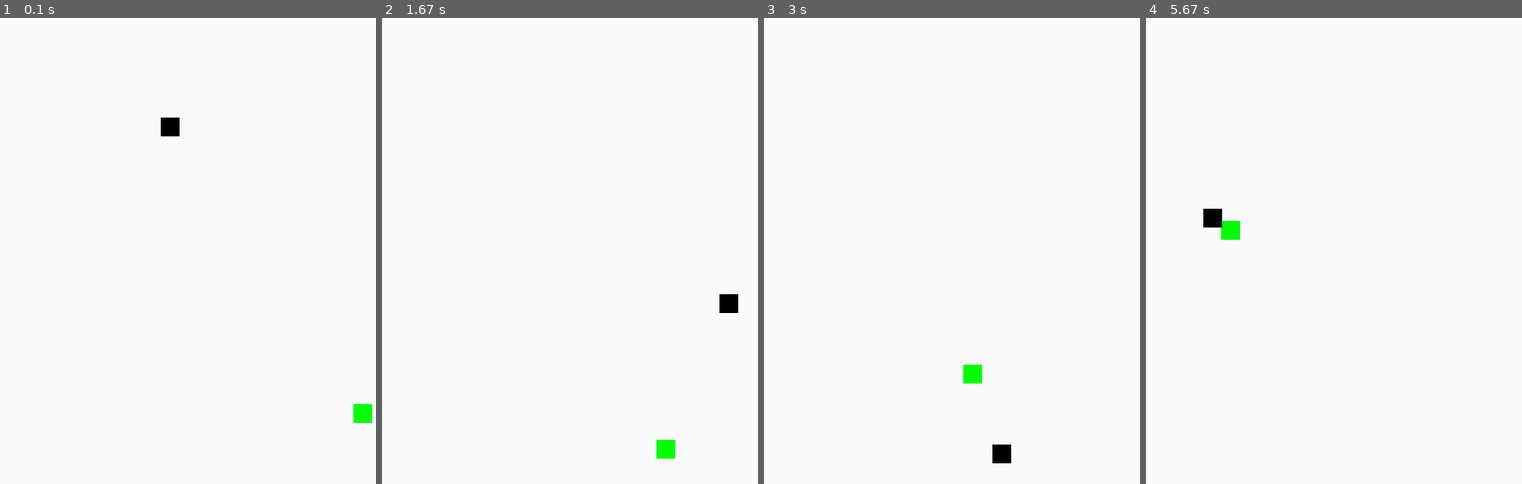
Above: before the commit, frames 1-4 (left to right).
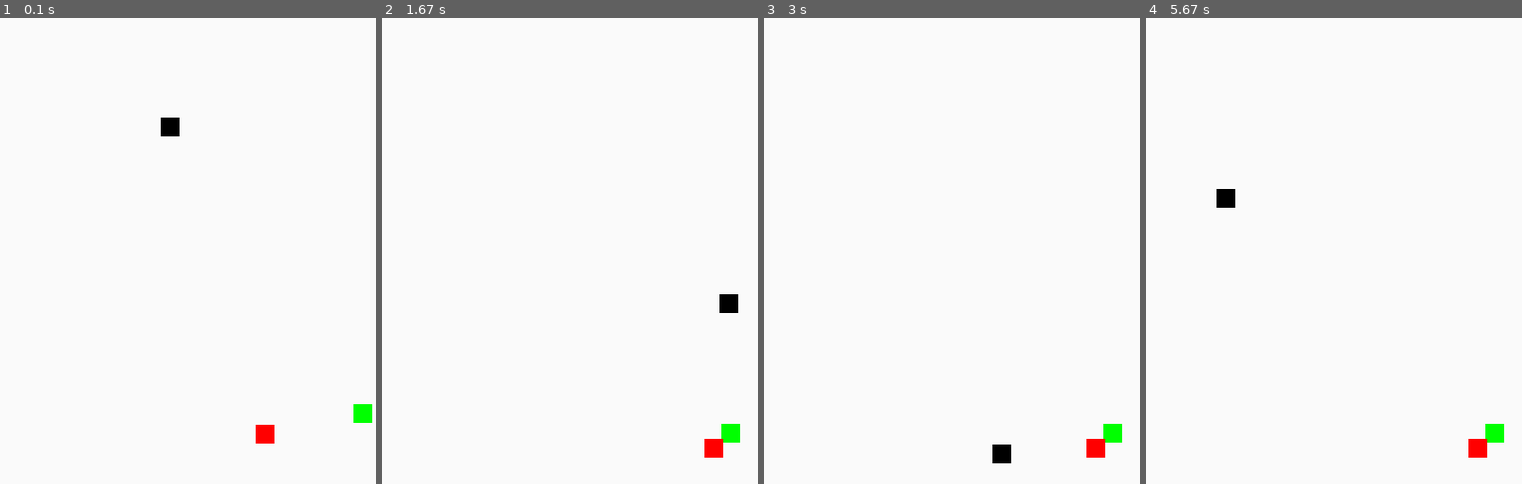
Above: after the commit, the same moments.

Repository: alexandroid000/self-assembly
Game: pygame game, started from weaselbot_sim/sandbox.py
Same seed, same stepped clock (60 frames per second), same inputs: the game is played once before the commit and once after it.
Inputs:
- Up to frame 1 (0.1 s): no input
- Up to frame 2 (1.67 s): no input
- Up to frame 3 (3 s): no input
- Up to frame 4 (5.67 s): no input

The runs differ from the first frame. In frame 1, 0.2% of the frame differs, in the area x 68-73%, y 87-92%; in frame 2, 0.6%; in frame 3, 0.6%; in frame 4, 1.0%, in the area x 15-96%, y 36-95%.

Commit message:
Handles multiple collisions but freezes

Diff:
--- a/weaselbot_sim/sandbox.py
+++ b/weaselbot_sim/sandbox.py
@@ -1,3 +1,11 @@
+#Current objectives
+# 1) Handle multiple objects forming one object
+#   Idea: Create a new merge class that treats any previous collision as a new WeaselBot object
+# 2) Handle non-square shapes
+
+
+
+
 #Calls the pygame library
 import pygame
 import random
@@ -11,12 +19,6 @@
 #
 #
 # Functions
-#calculates the likelihood of a collision occuring
-#def collision():
-    #Case 1: Hitting another WeaselBot
-
-
-
 class WeaselBot():
     def __init__(self, screen, width, height, xspeed, yspeed, color):
         self.movex = xspeed #assume initial velocity
@@ -29,8 +31,8 @@
         self._width = width #do not change
         self._height = height #do not change
         self._color = color
-        self.mergedwith = []
         self.collision = False
+        self.merged = False
 
     def draw(self, screen):
         BLACK = (  0,   0,   0) #temp, adjust so you can change color based instantation
@@ -46,28 +48,41 @@
         if(self.y0pos < 0 or self.y0pos > (self.hscreen - self._height)):
             self.movey = -self.movey
 
-#Make a derived class for the merged case
+#Make a class for the merged case
+# class MergedBot():
+#     def __init__(self, bot1, bot2):
+#         self.listofweasels = []
+#         self.listofweasels.append(bot1)
+#         self.listofweasels.append(bot2)
 
 #each object acts identically so they appear (on the screen) to be one object
 def collision_merge(collisions):
-    bot1 = collisions[0]
-    bot2 = collisions[1]
-    if(bot1.x0pos + bot1._width == bot2.x0pos):
-        bot1.y0pos = bot2.y0pos
-        bot2.wscreen = bot2.wscreen - bot2._width
-    elif(bot2.x0pos + bot2._width == bot1.x0pos):
-        bot2.y0pos = bot1.y0pos
-        bot1.wscreen = bot1.wscreen - bot1._width
-    elif(bot1.y0pos + bot1._height == bot2.y0pos):
-        bot1.x0pos = bot2.x0pos
-        bot2.hscreen = bot2.hscreen - bot2._height
-    elif(bot2.y0pos + bot2._height == bot1.y0pos):
-        bot2.x0pos = bot1.x0pos
-        bot1.hscreen = bot1.hscreen - bot1._height
-    bot1.movex = bot2.movex
-    bot2.movey = bot1.movey
-    bot1.collision = False
-    bot2.collision = False
+    for i in collisions:
+        for j in collisions:
+            #makes sure they're not the same object and if collision has previously occured
+            if i == j or (i.merged == True and j.merged == True):
+                break;
+            bot1 = i
+            bot2 = j
+            if(bot1.x0pos + bot1._width == bot2.x0pos):
+                bot1.y0pos = bot2.y0pos
+                bot2.wscreen = bot2.wscreen - bot2._width
+            elif(bot2.x0pos + bot2._width == bot1.x0pos):
+                bot2.y0pos = bot1.y0pos
+                bot1.wscreen = bot1.wscreen - bot1._width
+            elif(bot1.y0pos + bot1._height == bot2.y0pos):
+                bot1.x0pos = bot2.x0pos
+                bot2.hscreen = bot2.hscreen - bot2._height
+            elif(bot2.y0pos + bot2._height == bot1.y0pos):
+                bot2.x0pos = bot1.x0pos
+                bot1.hscreen = bot1.hscreen - bot1._height
+            bot1.movex = bot2.movex
+            bot2.movey = bot1.movey
+            bot1.collision = False
+            bot2.collision = False
+            bot1.merged = True
+            bot2.merged = True
+            break;
 
 class WeaselBotsGroup():
     def __init__(self):
@@ -126,7 +141,7 @@
     #I dislike how clunky this is but I can't get around it right now
     weaselbots.add(robot1)
     weaselbots.add(robot2)
-    #weaselbots.add(robot3)
+    weaselbots.add(robot3)
     #create game clock
     clock = pygame.time.Clock()
     #Game loop
